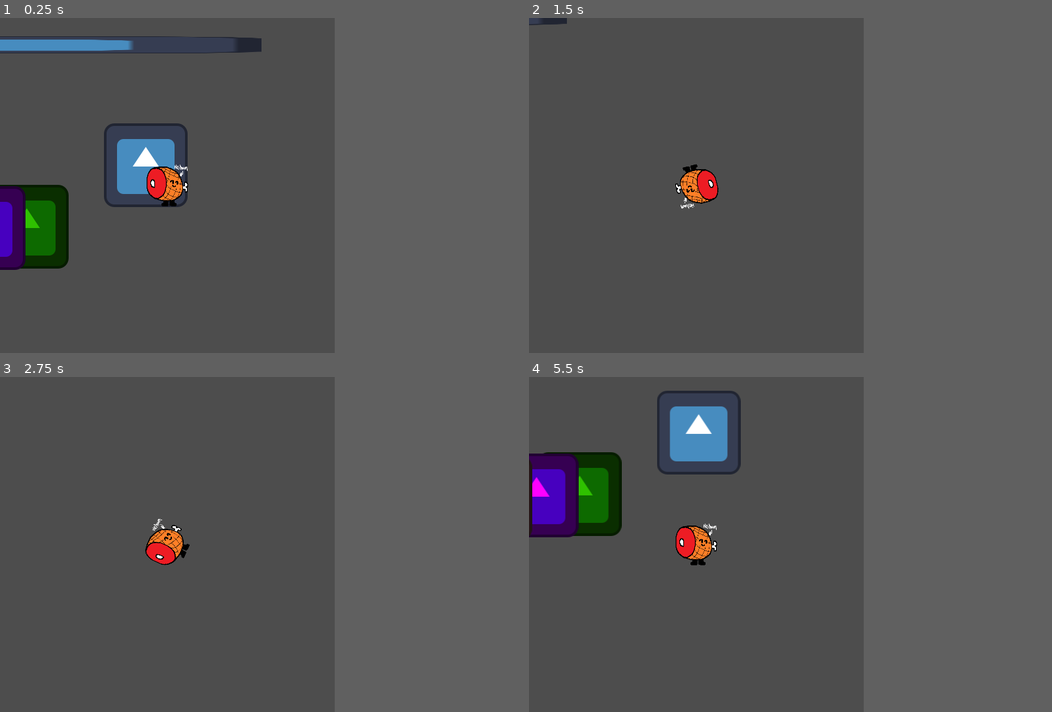
Above: before the commit, frames 1-4 (two rows, left to right).
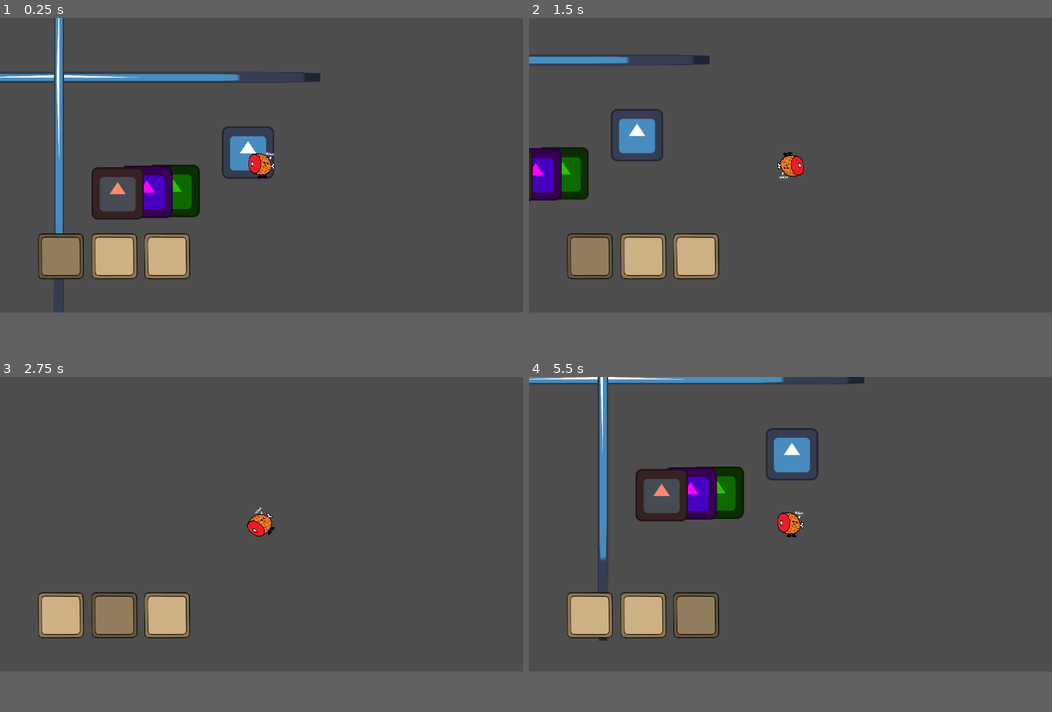
Above: after the commit, the same moments.

Repository: watet3953/pizza-tower
Game: Godot game, scene res://main.tscn
The game is run twice, just before and just after one commit, with the same random seed, the same clock (stepped at 60 frames per second) and the same inputs. The engine's default icon, where the game draws it, is replaced by a stand-in: a white triangle on a blue panel in a dark square.
Inputs (mouse positions are in pixels of both pictures, inside the frame that each line leads up to):
- Up to frame 1 (0.25 s): no input
- Up to frame 2 (1.5 s): tap Enter at 0.5 s; move the mouse to (769, 168) at 0.52 s; hold D (move_right) 0.53-1.28 s; hold R 0.53-1.28 s; tap 1 at 0.8, 1.35 s; move the mouse to (628, 202) at 1.27 s; hold S (move_down) from 1.28 s (still down)
- Up to frame 3 (2.75 s): tap 2 at 1.55 s; move the mouse to (198, 470) at 2.02 s; release S (move_down) at 2.03 s; hold D (move_right) from 2.03 s (still down); hold 2 from 2.03 s (still down); tap 3 at 2.3 s
- Up to frame 4 (5.5 s): tap Space at 2.75 s; move the mouse to (680, 611) at 2.77 s; release D (move_right) at 2.78 s; release 2 at 2.78 s; hold W (move_up) 2.78-3.53 s; tap 3 at 2.85, 5.3 s; tap R at 3.05 s; tap Enter at 3.5 s; move the mouse to (795, 594) at 3.52 s; hold 1 3.53-4.28 s; hold Left (move_left) 3.53-5.03 s; right-click (795, 594) at 3.6 s; move the mouse to (596, 494) at 4.27 s; click (596, 494) at 4.35 s; tap 2 at 4.55 s; move the mouse to (712, 544) at 5.02 s; hold S (move_down) from 5.03 s (still down); hold R from 5.03 s (still down)
In our replay, the window is 512x512 before the commit and 800x450 after it. These sizes can differ from the game's own. Grey fills any space a smaller window leaves; there, only what the larger window draws over its background counts as a difference.

The runs differ from the first frame. In frame 1, 14% of the frame differs, in the area x 0-62%, y 0-88%; in frame 2, 7.7%; in frame 3, 4.3%; in frame 4, 16%, in the area x 0-65%, y 0-79%.

Commit message:
CRAFTING DONE

Diff:
--- a/classes/FoodItem.gd
+++ b/classes/FoodItem.gd
@@ -20,8 +20,9 @@
 
 func foodAdd(newFood): # used to add new food together
 	for i in 8:
-		foodArr[i] += newFood[i]
+		foodArr[i] += newFood.foodArr[i]
 	foodCheck()
+	itemName = foodName
 
 func foodCheck():
 	if foodArr == [0,0,0,0,0,0,0,0]:
@@ -117,5 +118,9 @@
 		foodName = "Everythingburger"
 		sprite.texture = load("res://assets/FoodItemSprites/everythingburger.png")
 
+	else:
+		id = 7
+		_craft_item()
+
 func get_foodName():
 	return foodName
--- a/classes/HUD.tscn
+++ b/classes/HUD.tscn
@@ -1,16 +1,13 @@
-[gd_scene load_steps=5 format=3 uid="uid://jx75kayh1lwm"]
+[gd_scene load_steps=3 format=3 uid="uid://jx75kayh1lwm"]
 
 [ext_resource type="Texture2D" uid="uid://bxiwuixk25d0w" path="res://assets/inventory_slot.png" id="1_5bw6y"]
 
 [sub_resource type="CompressedTexture2D" id="CompressedTexture2D_kb162"]
 
-[sub_resource type="CompressedTexture2D" id="CompressedTexture2D_bdv8x"]
-
-[sub_resource type="CompressedTexture2D" id="CompressedTexture2D_faois"]
-
 [node name="HUD" type="CanvasLayer"]
 
 [node name="TextureRect" type="TextureRect" parent="."]
+modulate = Color(0.705882, 0.705882, 0.705882, 1)
 offset_left = 89.0
 offset_top = 523.0
 offset_right = 209.0
@@ -19,8 +16,16 @@
 expand_mode = 1
 
 [node name="ItemSprite" type="Sprite2D" parent="TextureRect"]
+position = Vector2(50, 50)
 texture = SubResource("CompressedTexture2D_kb162")
-offset = Vector2(75, 75)
+
+[node name="Label" type="Label" parent="TextureRect"]
+layout_mode = 0
+offset_left = 2.0
+offset_top = -18.0
+offset_right = 114.0
+offset_bottom = 5.0
+horizontal_alignment = 1
 
 [node name="TextureRect2" type="TextureRect" parent="."]
 offset_left = 220.0
@@ -31,8 +36,15 @@
 expand_mode = 1
 
 [node name="ItemSprite" type="Sprite2D" parent="TextureRect2"]
-texture = SubResource("CompressedTexture2D_bdv8x")
-offset = Vector2(75, 75)
+position = Vector2(50, 50)
+texture = SubResource("CompressedTexture2D_kb162")
+
+[node name="Label" type="Label" parent="TextureRect2"]
+offset_left = 2.0
+offset_top = -18.0
+offset_right = 114.0
+offset_bottom = 5.0
+horizontal_alignment = 1
 
 [node name="TextureRect3" type="TextureRect" parent="."]
 offset_left = 349.0
@@ -43,5 +55,12 @@
 expand_mode = 1
 
 [node name="ItemSprite" type="Sprite2D" parent="TextureRect3"]
-texture = SubResource("CompressedTexture2D_faois")
-offset = Vector2(75, 75)
+position = Vector2(50, 50)
+texture = SubResource("CompressedTexture2D_kb162")
+
+[node name="Label" type="Label" parent="TextureRect3"]
+offset_left = 2.0
+offset_top = -18.0
+offset_right = 114.0
+offset_bottom = 5.0
+horizontal_alignment = 1
--- a/classes/Item.gd
+++ b/classes/Item.gd
@@ -56,9 +56,10 @@
 			sprite.texture = load("res://assets/ItemSprites/bananapeel.png")
 			itemName = "Banana Peel"
 		canTrip = true
+		solid = false
 	if id == 2:
 		if self is FoodItem:
-			modulate = Color8(0, 255, 255, 255)
+			modulate = Color8(130, 255, 255, 255)
 			itemName = "Sharp " + itemName
 		else:
 			sprite.texture = load("res://assets/ItemSprites/glass.png")
@@ -98,6 +99,7 @@
 			itemName = "Stone"
 		solid = true
 	if id >= 7:
+		modulate = Color8(255, 255, 255, 255)
 		sprite.texture = load("res://assets/ItemSprites/notbob.png")
 		itemName = "???"
 
--- a/classes/Player.gd
+++ b/classes/Player.gd
@@ -11,14 +11,17 @@
 @onready var slot2 : TextureRect = get_parent().get_node("HUD/TextureRect2")
 @onready var slot3 : TextureRect = get_parent().get_node("HUD/TextureRect3")
 
-@onready var item1 : Sprite2D = get_parent().get_node("HUD/TextureRect/ItemSprite")
-@onready var item2 : Sprite2D = get_parent().get_node("HUD/TextureRect2/ItemSprite")
-@onready var item3 : Sprite2D = get_parent().get_node("HUD/TextureRect3/ItemSprite")
+@onready var image1 : Sprite2D = get_parent().get_node("HUD/TextureRect/ItemSprite")
+@onready var image2 : Sprite2D = get_parent().get_node("HUD/TextureRect2/ItemSprite")
+@onready var image3 : Sprite2D = get_parent().get_node("HUD/TextureRect3/ItemSprite")
 
-var itemImage : Sprite2D = item1
+@onready var label1 : Label = get_parent().get_node("HUD/TextureRect/Label")
+@onready var label2 : Label = get_parent().get_node("HUD/TextureRect2/Label")
+@onready var label3 : Label = get_parent().get_node("HUD/TextureRect3/Label")
 
-@onready var items = [item1, item2, item3]
-var itemsHeld = [null, null, null]
+@onready var images = [image1, image2, image3]
+@onready var labels = [label1, label2, label3]
+@onready var itemsHeld = [null, null, null]
 
 var current : int = 0
 
@@ -26,21 +29,46 @@
 var craft1 : Item = null
 var craft2 : Item = null
 var pos1 : int = -1
-var pos2
+var pos2 : int = -1
 
 func _physics_process(_delta):
 	if not stunned:
 		look_at(get_global_mouse_position())
 		_move(moveDirection,moveForce)
 
-	if not (craft1 == null and craft2 == null):
+	for i in 3:
+		if itemsHeld[i] != null:
+			images[i].texture = itemsHeld[i].sprite.texture
+			labels[i].text = itemsHeld[i].itemName
+		else:
+			images[i].texture = null
+			labels[i].text = ""
+
+	if crafting and not (craft1 == null or craft2 == null):
 		if craft1 is FoodItem and craft2 is FoodItem:
 			craft1.foodAdd(craft2)
-			heldItem = craft1
-			craft1 = null
-			craft2 = null
-#		elif craft1.id == 0 or craft2.id == 0:
+			craft1.foodCheck()
+		elif craft1.id == 0 or craft2.id == 0:
+			if craft2 is FoodItem:
+				var temp = craft2
+				craft2 = craft1
+				craft1 = temp
+			craft1.id = craft2.id
+		else:
+			craft1.id = 7
+		craft1._craft_item()
+		itemsHeld[pos1] = craft1
+		images[pos1].texture = craft1.sprite.texture
+		images[pos1].modulate = craft1.modulate
+		itemsHeld[pos2] = null
+		images[pos2].texture = null
+		crafting = false
 
+	if not crafting:
+		craft1 = null
+		craft2 = null
+		pos1 = -1
+		pos2 = -1
 
 func _input(_event):
 	moveDirection = Vector2.ZERO
@@ -64,49 +92,71 @@
 	if Input.is_action_just_pressed("force"):
 		_force()
 	if Input.is_key_pressed(KEY_R):
-		crafting = true
+		if not crafting:
+			crafting = true
+		else:
+			crafting = false
 	if Input.is_key_pressed(KEY_1):
 		slot1.modulate = Color8(180, 180, 180, 255)
 		slot2.modulate = Color8(255, 255, 255, 255)
 		slot3.modulate = Color8(255, 255, 255, 255)
+		label1.show()
+		label2.hide()
+		label3.hide()
 		heldItem = itemsHeld[0]
 		current = 0
+		if crafting and craft1 == null:
+			craft1 = heldItem
+			pos1 = 0
+		elif crafting and craft2 == null:
+			craft2 = heldItem
+			pos2 = 0
 	if Input.is_key_pressed(KEY_2):
 		slot1.modulate = Color8(255, 255, 255, 255)
 		slot2.modulate = Color8(180, 180, 180, 255)
 		slot3.modulate = Color8(255, 255, 255, 255)
+		label1.hide()
+		label2.show()
+		label3.hide()
 		heldItem = itemsHeld[1]
 		current = 1
 		if crafting and craft1 == null:
 			craft1 = heldItem
+			pos1 = 1
 		elif crafting and craft2 == null:
 			craft2 = heldItem
+			pos2 = 1
 	if Input.is_key_pressed(KEY_3):
 		slot1.modulate = Color8(255, 255, 255, 255)
 		slot2.modulate = Color8(255, 255, 255, 255)
 		slot3.modulate = Color8(180, 180, 180, 255)
+		label1.hide()
+		label2.hide()
+		label3.show()
 		heldItem = itemsHeld[2]
 		current = 2
 		if crafting and craft1 == null:
 			craft1 = heldItem
+			pos1 = 2
 		elif crafting and craft2 == null:
 			craft2 = heldItem
+			pos2 = 2
 
 func _pickUp():
 	super()
 	if heldItem != null and not crafting:
 		itemsHeld[current] = heldItem
-		items[current].texture = heldItem.sprite.texture
+		images[current].texture = heldItem.sprite.texture
+		images[current].modulate = heldItem.modulate
 
 func _drop():
 	if not crafting:
 		itemsHeld[current] = null
-		items[current].texture = null
+		images[current].texture = null
 	super()
 
 func _throw():
 	if not crafting:
-		print(itemsHeld[current].itemName)
 		itemsHeld[current] = null
-		items[current].texture = null
+		images[current].texture = null
 	super()
--- a/main.tscn
+++ b/main.tscn
@@ -63,4 +63,16 @@
 [node name="ItemSpawner" parent="." instance=ExtResource("5_g31dc")]
 position = Vector2(-220, 357)
 
+[node name="ItemSpawner2" parent="." instance=ExtResource("5_g31dc")]
+position = Vector2(-76, 357)
+
+[node name="ItemSpawner3" parent="." instance=ExtResource("5_g31dc")]
+position = Vector2(76, 355)
+
+[node name="ItemSpawner4" parent="." instance=ExtResource("5_g31dc")]
+position = Vector2(-82, 241)
+
+[node name="ItemSpawner5" parent="." instance=ExtResource("5_g31dc")]
+position = Vector2(-84, 477)
+
 [node name="HUD" parent="." instance=ExtResource("6_4bacn")]
--- a/project.godot
+++ b/project.godot
@@ -21,8 +21,8 @@
 
 [display]
 
-window/size/viewport_width=512
-window/size/viewport_height=512
+window/size/viewport_width=1280
+window/size/viewport_height=720
 
 [editor]
 
